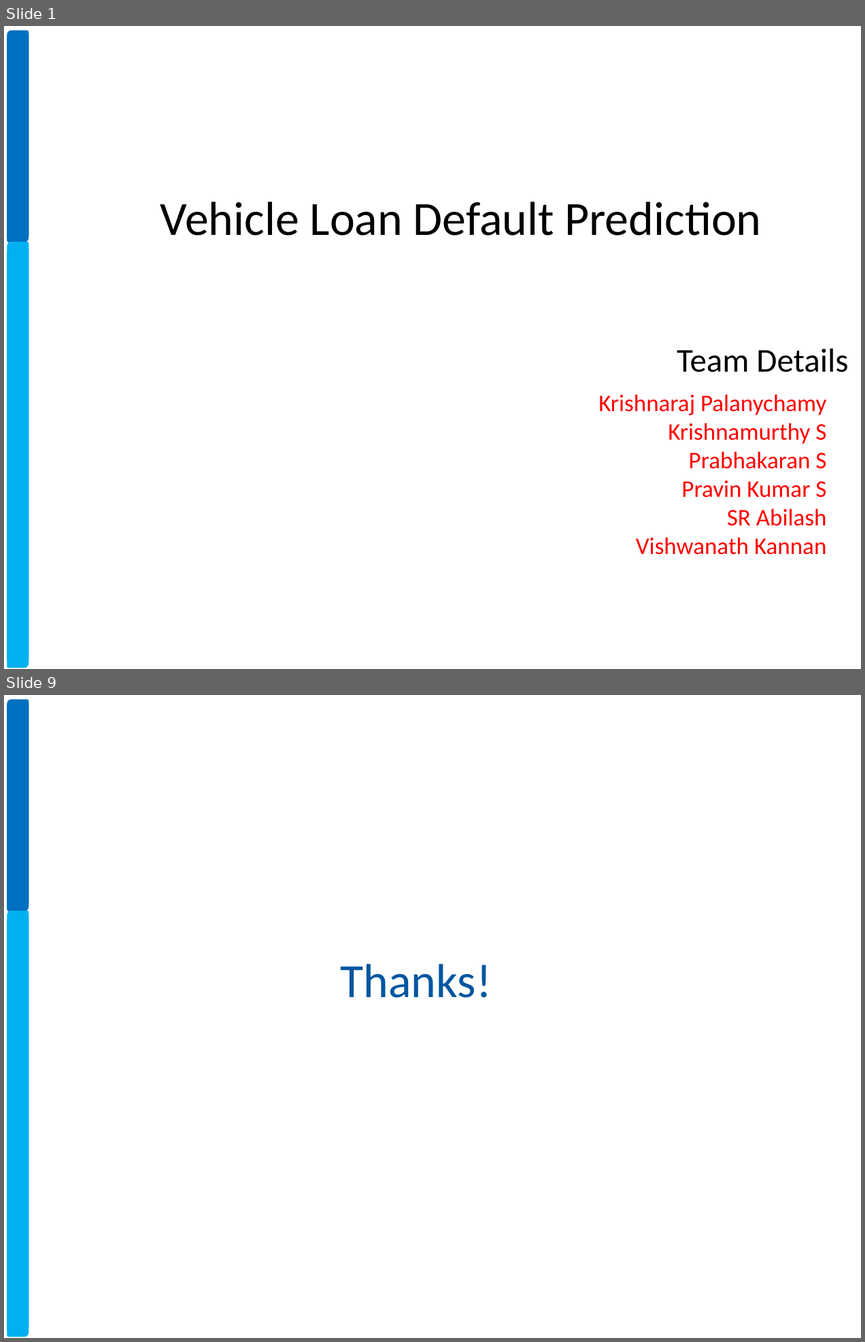
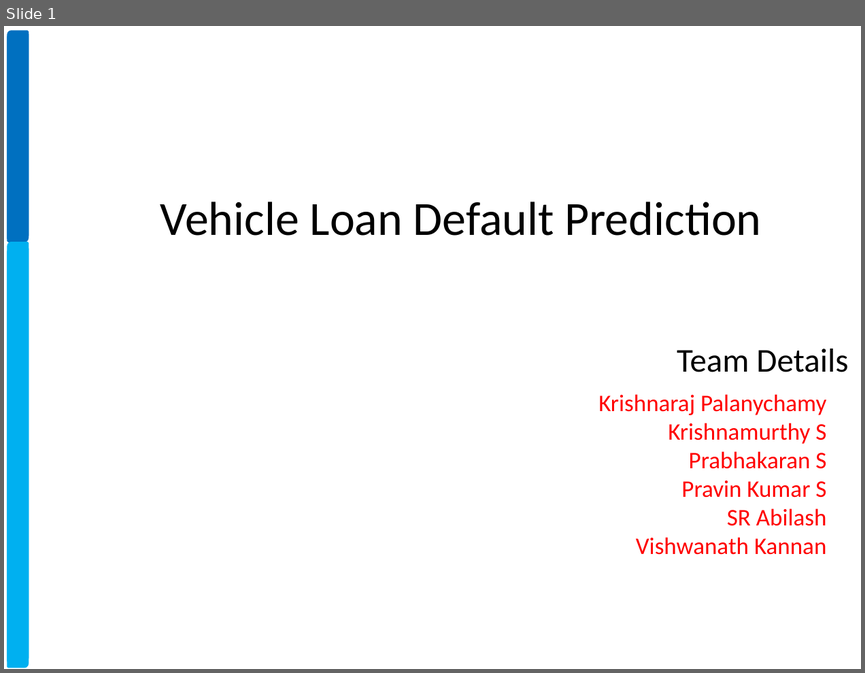
Before and after one commit to xavierigneous/Vehicle-Loan-Default-Prediction, a slide deck: Vehicle Loan Default Prediction.pptx. Shown one above the other, each under a label of ours: slides 1 and 9 before the commit, slide 1 after it; the slides between them are not shown. The pictures are 865x1342 and 865x673 pixels, drawn with LibreOffice and Linux fonts; fonts in the diff are those of the drawing; background and template pictures are left out. Boxes give left, top, right and bottom in pixels: in the first picture for what was removed or moved away, otherwise in the second. Text is boxed around its words. In the diff, an @@ line names an element or a change of style, - is before the commit and + after.

```diff
--- a/Vehicle Loan Default Prediction.pptx
+++ b/Vehicle Loan Default Prediction.pptx
@@ slide 9 removed at <box>4,695,861,1338</box>, background #FFFFFF; not listed: 2 template elements that a slide beside it also shows @@
@@ round diag rect removed at <box>8,700,28,907</box> @@
@@ round diag rect removed at <box>8,912,28,1330</box> @@
@@ text removed at <box>341,964,492,998</box> @@
-  Thanks!
```
Also in this commit, not shown: 6 slides changed, 2 slides added, 3 other files.
